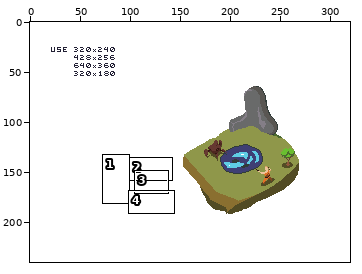
File history of a pixel-art file, MUSTDO.ase. Above: a wide view before the commit, with the close-up outlined.
Close-up. Before the edit:
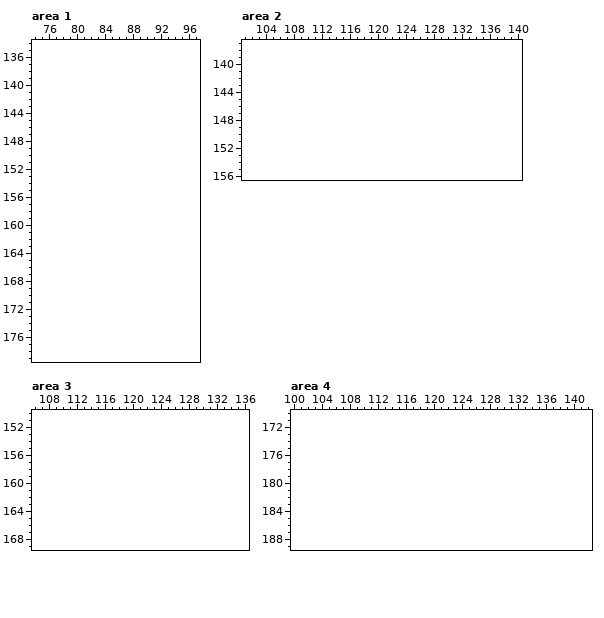
320x240 pixels, 1 frame. Colours within 5 levels of each other are drawn and written as one. Shown: area 1: x 74..97, y 134..179; area 2: x 101..140, y 137..156; area 3: x 106..136, y 150..169; area 4: x 100..142, y 170..189. The commit also changed other parts of the picture, which this record leaves out.
And afterwards:
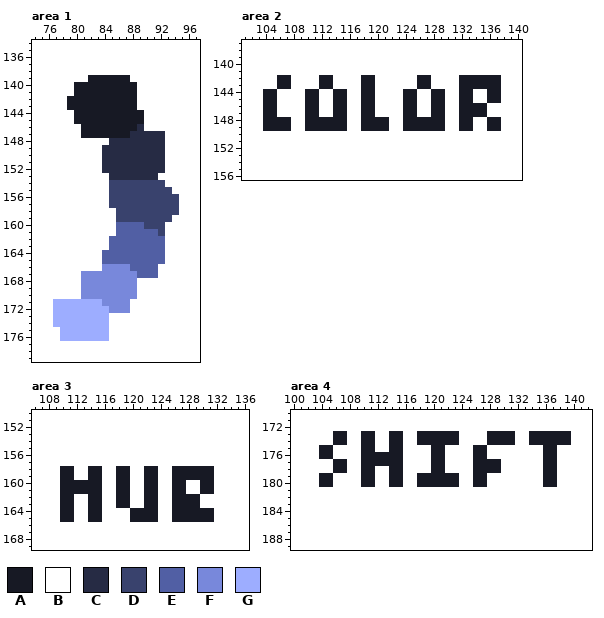
Palette (. is transparent): A #171924  B #ffffff  C #262b44  D #39426d  E #515fa4  F #7888db  G #9dadff
Changes in this commit:
--- area 1
@@ x 74..97 @@
 138 BBBBBBBBBBBBBBBBBBBBBBBB
-139 BBBBBBBBBBBBBBBBBBBBBBBB
-140 BBBBBBBBBBBBBBBBBBBBBBBB
-141 BBBBBBBBBBBBBBBBBBBBBBBB
-142 BBBBBBBBBBBBBBBBBBBBBBBB
-143 BBBBBBBBBBBBBBBBBBBBBBBB
-144 BBBBBBBBBBBBBBBBBBBBBBBB
-145 BBBBBBBBBBBBBBBBBBBBBBBB
-146 BBBBBBBBBBBBBBBBBBBBBBBB
-147 BBBBBBBBBBBBBBBBBBBBBBBB
-148 BBBBBBBBBBBBBBBBBBBBBBBB
-149 BBBBBBBBBBBBBBBBBBBBBBBB
-150 BBBBBBBBBBBBBBBBBBBBBBBB
-151 BBBBBBBBBBBBBBBBBBBBBBBB
-152 BBBBBBBBBBBBBBBBBBBBBBBB
-153 BBBBBBBBBBBBBBBBBBBBBBBB
-154 BBBBBBBBBBBBBBBBBBBBBBBB
-155 BBBBBBBBBBBBBBBBBBBBBBBB
-156 BBBBBBBBBBBBBBBBBBBBBBBB
-157 BBBBBBBBBBBBBBBBBBBBBBBB
-158 BBBBBBBBBBBBBBBBBBBBBBBB
-159 BBBBBBBBBBBBBBBBBBBBBBBB
-160 BBBBBBBBBBBBBBBBBBBBBBBB
-161 BBBBBBBBBBBBBBBBBBBBBBBB
-162 BBBBBBBBBBBBBBBBBBBBBBBB
-163 BBBBBBBBBBBBBBBBBBBBBBBB
-164 BBBBBBBBBBBBBBBBBBBBBBBB
-165 BBBBBBBBBBBBBBBBBBBBBBBB
-166 BBBBBBBBBBBBBBBBBBBBBBBB
-167 BBBBBBBBBBBBBBBBBBBBBBBB
-168 BBBBBBBBBBBBBBBBBBBBBBBB
-169 BBBBBBBBBBBBBBBBBBBBBBBB
-170 BBBBBBBBBBBBBBBBBBBBBBBB
-171 BBBBBBBBBBBBBBBBBBBBBBBB
-172 BBBBBBBBBBBBBBBBBBBBBBBB
-173 BBBBBBBBBBBBBBBBBBBBBBBB
-174 BBBBBBBBBBBBBBBBBBBBBBBB
-175 BBBBBBBBBBBBBBBBBBBBBBBB
-176 BBBBBBBBBBBBBBBBBBBBBBBB
+139 BBBBBBBBAAAAAABBBBBBBBBB
+140 BBBBBBAAAAAAAAABBBBBBBBB
+141 BBBBBBAAAAAAAAABBBBBBBBB
+142 BBBBBAAAAAAAAAABBBBBBBBB
+143 BBBBBAAAAAAAAAABBBBBBBBB
+144 BBBBBBAAAAAAAAAABBBBBBBB
+145 BBBBBBAAAAAAAAAABBBBBBBB
+146 BBBBBBBAAAAAAAACBBBBBBBB
+147 BBBBBBBAAAAAAACCCCCBBBBB
+148 BBBBBBBBBBBCCCCCCCCBBBBB
+149 BBBBBBBBBBCCCCCCCCCBBBBB
+150 BBBBBBBBBBCCCCCCCCCBBBBB
+151 BBBBBBBBBBCCCCCCCCCBBBBB
+152 BBBBBBBBBBCCCCCCCCCBBBBB
+153 BBBBBBBBBBBCCCCCCCBBBBBB
+154 BBBBBBBBBBBDDDDDDDDBBBBB
+155 BBBBBBBBBBBDDDDDDDDDBBBB
+156 BBBBBBBBBBBDDDDDDDDDDBBB
+157 BBBBBBBBBBBDDDDDDDDDDBBB
+158 BBBBBBBBBBBBDDDDDDDDDBBB
+159 BBBBBBBBBBBBDDDDDDDDBBBB
+160 BBBBBBBBBBBBEEEEDDDBBBBB
+161 BBBBBBBBBBBBEEEEEEDBBBBB
+162 BBBBBBBBBBBEEEEEEEEBBBBB
+163 BBBBBBBBBBBEEEEEEEEBBBBB
+164 BBBBBBBBBBEEEEEEEEEBBBBB
+165 BBBBBBBBBBEEEEEEEEEBBBBB
+166 BBBBBBBBBBFFFFEEEEBBBBBB
+167 BBBBBBBFFFFFFFFEEEBBBBBB
+168 BBBBBBBFFFFFFFFBBBBBBBBB
+169 BBBBBBBFFFFFFFFBBBBBBBBB
+170 BBBBBBBFFFFFFFFBBBBBBBBB
+171 BBBGGGGGGGFFFFBBBBBBBBBB
+172 BBBGGGGGGGGFFFBBBBBBBBBB
+173 BBBGGGGGGGGBBBBBBBBBBBBB
+174 BBBGGGGGGGGBBBBBBBBBBBBB
+175 BBBBGGGGGGGBBBBBBBBBBBBB
+176 BBBBGGGGGGGBBBBBBBBBBBBB
 177 BBBBBBBBBBBBBBBBBBBBBBBB
--- area 2
@@ x 101..140 @@
 141 BBBBBBBBBBBBBBBBBBBBBBBBBBBBBBBBBBBBBBBB
-142 BBBBBBBBBBBBBBBBBBBBBBBBBBBBBBBBBBBBBBBB
-143 BBBBBBBBBBBBBBBBBBBBBBBBBBBBBBBBBBBBBBBB
-144 BBBBBBBBBBBBBBBBBBBBBBBBBBBBBBBBBBBBBBBB
-145 BBBBBBBBBBBBBBBBBBBBBBBBBBBBBBBBBBBBBBBB
-146 BBBBBBBBBBBBBBBBBBBBBBBBBBBBBBBBBBBBBBBB
-147 BBBBBBBBBBBBBBBBBBBBBBBBBBBBBBBBBBBBBBBB
-148 BBBBBBBBBBBBBBBBBBBBBBBBBBBBBBBBBBBBBBBB
-149 BBBBBBBBBBBBBBBBBBBBBBBBBBBBBBBBBBBBBBBB
+142 BBBBBAABBBBAABBBBAABBBBBBAABBBBAAAAAABBB
+143 BBBBBAABBBBAABBBBAABBBBBBAABBBBAAAAAABBB
+144 BBBAABBBBAABBAABBAABBBBAABBAABBAABBAABBB
+145 BBBAABBBBAABBAABBAABBBBAABBAABBAABBAABBB
+146 BBBAABBBBAABBAABBAABBBBAABBAABBAAAABBBBB
+147 BBBAABBBBAABBAABBAABBBBAABBAABBAAAABBBBB
+148 BBBAAAABBAAAAAABBAAAABBAAAAAABBAABBAABBB
+149 BBBAAAABBAAAAAABBAAAABBAAAAAABBAABBAABBB
 150 BBBBBBBBBBBBBBBBBBBBBBBBBBBBBBBBBBBBBBBB
--- area 3
@@ x 106..136 @@
 157 BBBBBBBBBBBBBBBBBBBBBBBBBBBBBBB
-158 BBBBBBBBBBBBBBBBBBBBBBBBBBBBBBB
-159 BBBBBBBBBBBBBBBBBBBBBBBBBBBBBBB
-160 BBBBBBBBBBBBBBBBBBBBBBBBBBBBBBB
-161 BBBBBBBBBBBBBBBBBBBBBBBBBBBBBBB
-162 BBBBBBBBBBBBBBBBBBBBBBBBBBBBBBB
-163 BBBBBBBBBBBBBBBBBBBBBBBBBBBBBBB
-164 BBBBBBBBBBBBBBBBBBBBBBBBBBBBBBB
-165 BBBBBBBBBBBBBBBBBBBBBBBBBBBBBBB
+158 BBBBAABBAABBAABBAABBAAAAAABBBBB
+159 BBBBAABBAABBAABBAABBAAAAAABBBBB
+160 BBBBAAAAAABBAABBAABBAABBAABBBBB
+161 BBBBAAAAAABBAABBAABBAABBAABBBBB
+162 BBBBAABBAABBAABBAABBAAAABBBBBBB
+163 BBBBAABBAABBAABBAABBAAAABBBBBBB
+164 BBBBAABBAABBBBAAAABBAAAAAABBBBB
+165 BBBBAABBAABBBBAAAABBAAAAAABBBBB
 166 BBBBBBBBBBBBBBBBBBBBBBBBBBBBBBB
--- area 4
@@ x 100..142 @@
 172 BBBBBBBBBBBBBBBBBBBBBBBBBBBBBBBBBBBBBBBBBBB
-173 BBBBBBBBBBBBBBBBBBBBBBBBBBBBBBBBBBBBBBBBBBB
-174 BBBBBBBBBBBBBBBBBBBBBBBBBBBBBBBBBBBBBBBBBBB
-175 BBBBBBBBBBBBBBBBBBBBBBBBBBBBBBBBBBBBBBBBBBB
-176 BBBBBBBBBBBBBBBBBBBBBBBBBBBBBBBBBBBBBBBBBBB
-177 BBBBBBBBBBBBBBBBBBBBBBBBBBBBBBBBBBBBBBBBBBB
-178 BBBBBBBBBBBBBBBBBBBBBBBBBBBBBBBBBBBBBBBBBBB
-179 BBBBBBBBBBBBBBBBBBBBBBBBBBBBBBBBBBBBBBBBBBB
-180 BBBBBBBBBBBBBBBBBBBBBBBBBBBBBBBBBBBBBBBBBBB
+173 BBBBBBAABBAABBAABBAAAAAABBBBAAAABBAAAAAABBB
+174 BBBBBBAABBAABBAABBAAAAAABBBBAAAABBAAAAAABBB
+175 BBBBAABBBBAABBAABBBBAABBBBAABBBBBBBBAABBBBB
+176 BBBBAABBBBAAAAAABBBBAABBBBAABBBBBBBBAABBBBB
+177 BBBBBBAABBAAAAAABBBBAABBBBAAAABBBBBBAABBBBB
+178 BBBBBBAABBAABBAABBBBAABBBBAAAABBBBBBAABBBBB
+179 BBBBAABBBBAABBAABBAAAAAABBAABBBBBBBBAABBBBB
+180 BBBBAABBBBAABBAABBAAAAAABBAABBBBBBBBAABBBBB
 181 BBBBBBBBBBBBBBBBBBBBBBBBBBBBBBBBBBBBBBBBBBB
